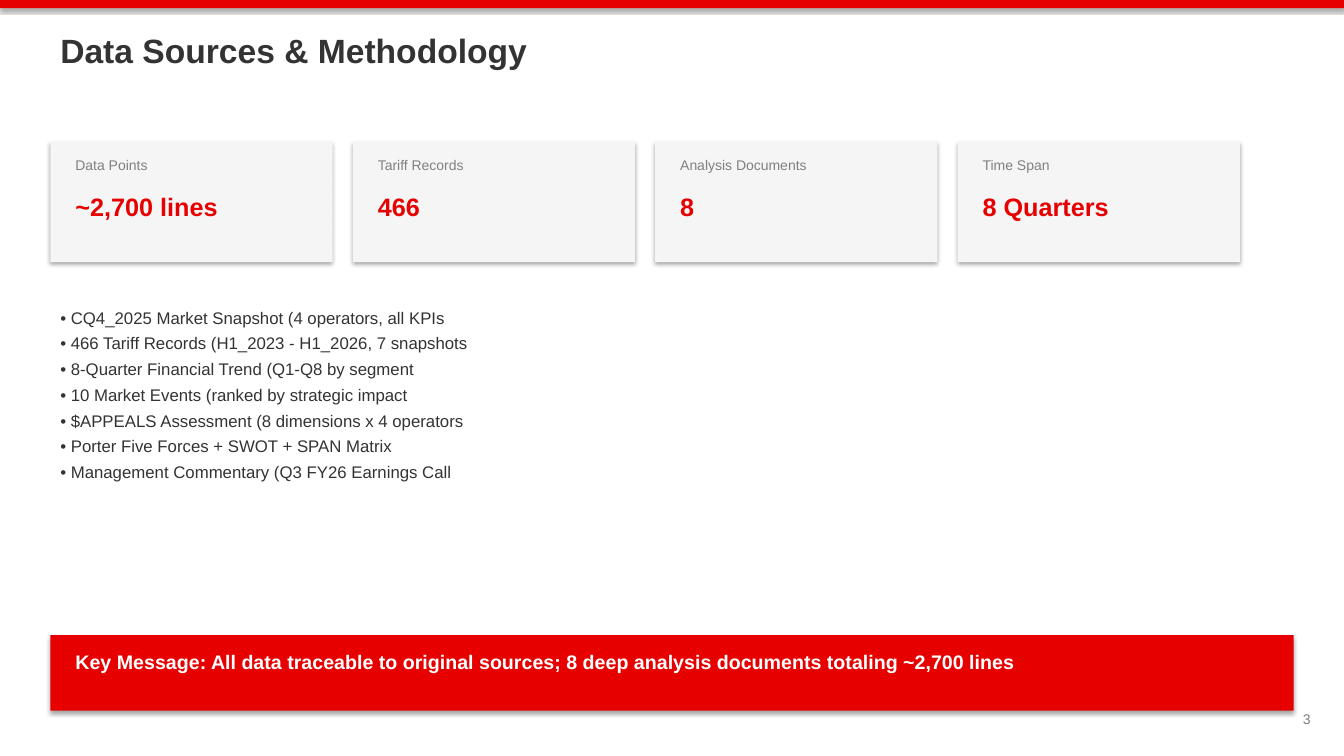
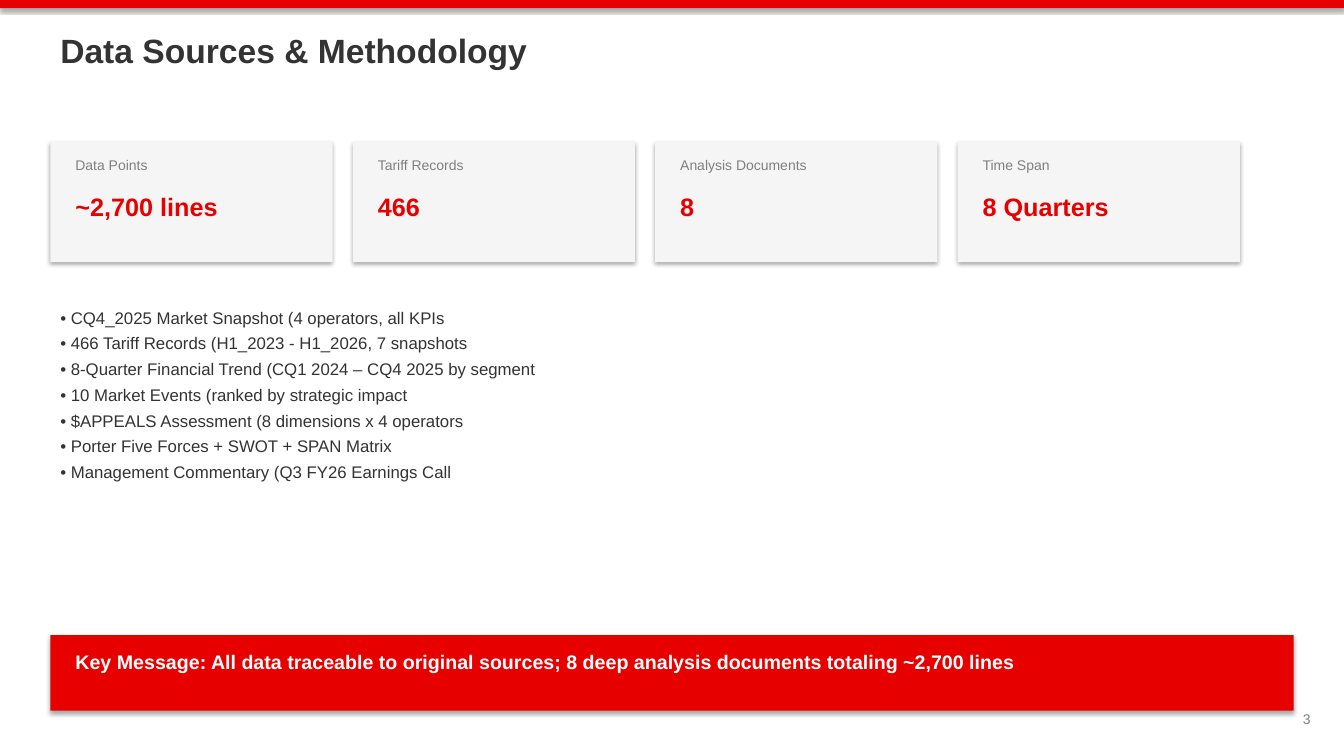
Before and after one commit to mypinseeker/BLM-Financial-Report-Analysis, a slide deck: slide 3 of data/output/blm_vodafone_germany_deep_analysis.pptx. Drawn at 1344x756 pixels with LibreOffice and Linux fonts; fonts in the diff are those of the drawing. Boxes give left, top, right and bottom in pixels: in the first picture for what was removed or moved away, otherwise in the second. Text is boxed around its words. In the diff, an @@ line names an element or a change of style, - is before the commit and + after.

```diff
--- a/data/output/blm_vodafone_germany_deep_analysis.pptx
+++ b/data/output/blm_vodafone_germany_deep_analysis.pptx
@@ text at [71,363,535,379]: text changed @@
-• 8-Quarter Financial Trend (Q1-Q8 by segment
+• 8-Quarter Financial Trend (CQ1 2024 – CQ4 2025 by segment
```
Also in this commit, not shown: 2 other files.
